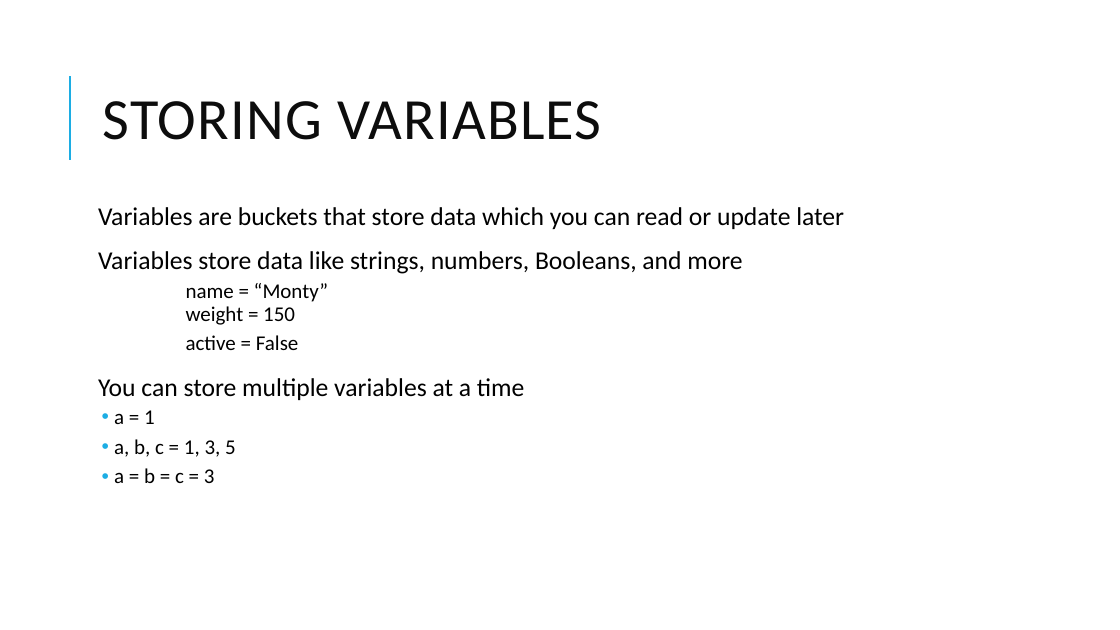
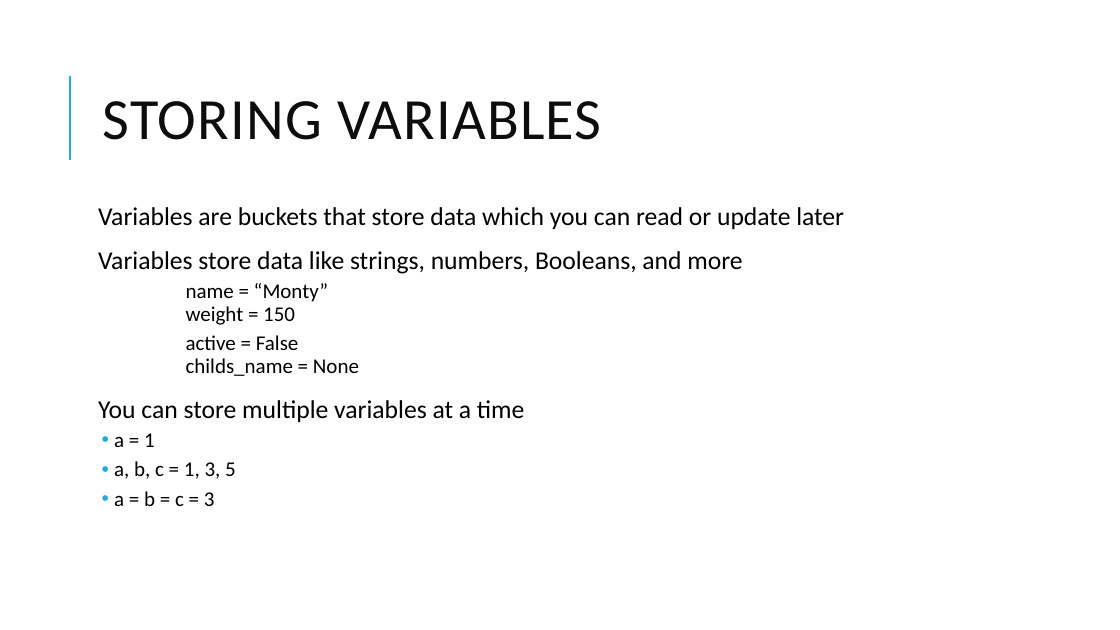
Before and after one commit to eicandanedo/python101, a slide deck: slide 9 of 1. Input Output/Lessons/Introduction to Python 1.pptx. Drawn at 1120x630 pixels with LibreOffice and Linux fonts; fonts in the diff are those of the drawing. Boxes give left, top, right and bottom in pixels: in the first picture for what was removed or moved away, otherwise in the second. Text is boxed around its words. In the diff, an @@ line names an element or a change of style, - is before the commit and + after.

```diff
--- a/1. Input Output/Lessons/Introduction to Python 1.pptx
+++ b/1. Input Output/Lessons/Introduction to Python 1.pptx
@@ text at (186,335,359,376): text changed @@
-  active = False
+  active = False
+  childs_name = None
```
Also in this commit, not shown: 6 other slides changed, 1 slide removed.
